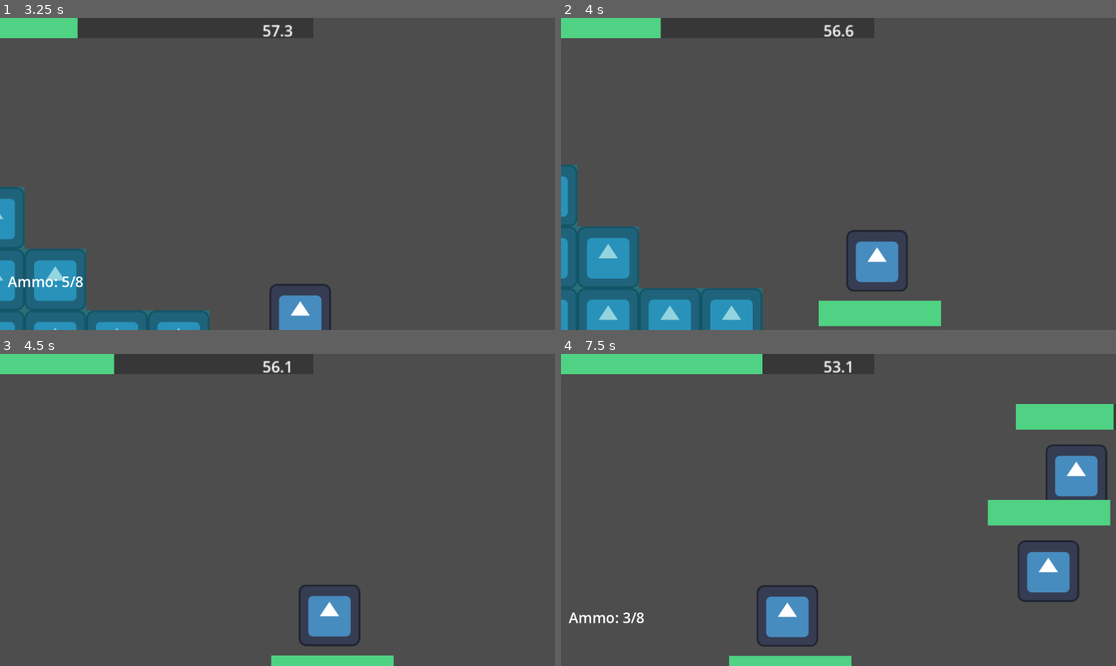
Above: before the commit, frames 1-4 (two rows, left to right).
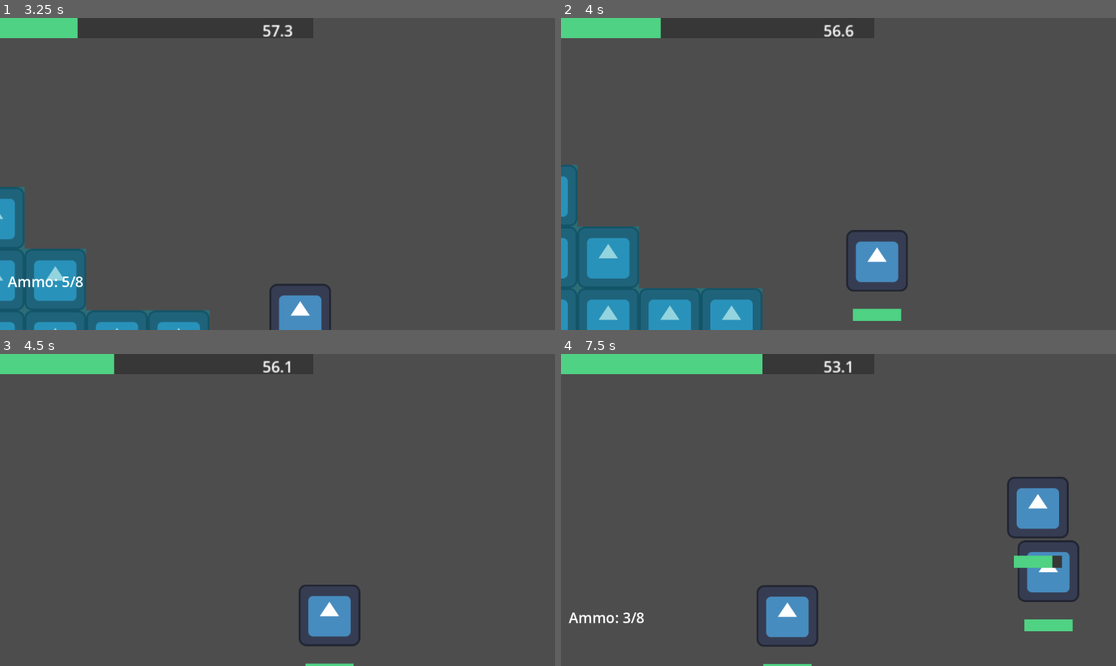
Above: after the commit, the same moments.

Repository: dzfrias/gladiator
Game: Godot game, scene res://scenes/test_scene.tscn
Two runs of this game, one before a commit and one after it. Both use one fixed random seed, a clock stepped at 60 frames per second and the inputs below. The engine's default icon, where the game draws it, is replaced by a stand-in: a white triangle on a blue panel in a dark square.
Inputs (mouse positions are in pixels of both pictures, inside the frame that each line leads up to):
- Up to frame 1 (3.25 s): click "Enter Mission" at 0.5 s; move the mouse to (399, 158) at 1.27 s; press the mouse at (399, 158) at 1.28 s; hold D (right) 1.28-2.78 s; tap Space (jump) at 1.52, 1.82, 2.27, 2.57 s; move the mouse to (166, 189) at 2.02 s; release the mouse at (166, 189) at 2.03 s; click (166, 189) at 2.1 s; move the mouse to (333, 105) at 2.77 s; hold A (left) from 2.78 s (still down); hold E (roll) from 2.78 s (still down); click (333, 105) at 3.05 s
- Up to frame 2 (4 s): move the mouse to (810, 236) at 3.52 s; release A (left) at 3.53 s; release E (roll) at 3.53 s; hold D (right) from 3.53 s (still down); tap Q (toggle_weapon) at 3.6 s; tap Space (jump) at 3.77 s; click (810, 236) at 3.8 s
- Up to frame 3 (4.5 s): keep holding D (right); tap Space (jump) at 4.07 s; move the mouse to (444, 556) at 4.27 s; press the mouse at (444, 556) at 4.28 s
- Up to frame 4 (7.5 s): tap Space (jump) at 4.52, 4.82, 5.27, 5.57, 6.77, 7.07 s; move the mouse to (672, 463) at 5.02 s; release D (right) at 5.03 s; release the mouse at (672, 463) at 5.03 s; hold A (left) 5.03-5.78 s; click (672, 463) at 5.1 s; move the mouse to (866, 510) at 5.77 s; hold D (right) 5.78-6.53 s; hold E (roll) 5.78-6.53 s; click (866, 510) at 6.05 s; move the mouse to (755, 432) at 6.52 s; hold A (left) from 6.53 s (still down); tap Q (toggle_weapon) at 6.6 s; click (755, 432) at 6.8 s; move the mouse to (960, 494) at 7.27 s; press the mouse at (960, 494) at 7.28 s

Frame 1 is identical in both runs. In frame 2, 1.5% of the frame differs, in the area x 46-69%, y 90-99%; in frame 3, 0.7%; in frame 4, 6.3%, in the area x 30-100%, y 16-100%.

Commit message:
add basic melee

Diff:
--- a/scenes/health_bar.tscn
+++ b/scenes/health_bar.tscn
@@ -10,10 +10,8 @@
 
 [node name="HealthBar" type="ProgressBar"]
 z_index = 1
-offset_left = 12.0
-offset_top = 586.0
-offset_right = 266.0
-offset_bottom = 639.0
+offset_right = 100.0
+offset_bottom = 25.0
 theme_override_font_sizes/font_size = 30
 theme_override_styles/background = SubResource("StyleBoxFlat_k1jq8")
 theme_override_styles/fill = SubResource("StyleBoxFlat_u5mr4")
--- /dev/null
+++ b/scenes/health_bar_creator.tscn
@@ -0,0 +1,8 @@
+[gd_scene load_steps=3 format=3 uid="uid://cp8jetrkdcjtc"]
+
+[ext_resource type="Script" path="res://scripts/health_bar_creator.gd" id="1_agshf"]
+[ext_resource type="PackedScene" uid="uid://c6ow4rteapjg" path="res://scenes/health_bar.tscn" id="2_k7k6u"]
+
+[node name="HealthBarCreator" type="Node"]
+script = ExtResource("1_agshf")
+health_bar_prefab = ExtResource("2_k7k6u")
--- a/scenes/player.tscn
+++ b/scenes/player.tscn
@@ -1,19 +1,23 @@
-[gd_scene load_steps=8 format=3 uid="uid://dv7ihnextsw4v"]
+[gd_scene load_steps=9 format=3 uid="uid://dv7ihnextsw4v"]
 
 [ext_resource type="Script" path="res://scripts/player/player.gd" id="1_5wdcp"]
 [ext_resource type="Texture2D" uid="uid://dccns2r7l5dx3" path="res://assets/icon.svg" id="1_rjir4"]
 [ext_resource type="Script" path="res://scripts/health.gd" id="3_s7yvn"]
 [ext_resource type="Script" path="res://scripts/player/weapon.gd" id="5_crqak"]
+[ext_resource type="PackedScene" uid="uid://cp8jetrkdcjtc" path="res://scenes/health_bar_creator.tscn" id="6_0pcrb"]
 [ext_resource type="Resource" uid="uid://cbyts5spi0ken" path="res://resources/pistol.tres" id="6_0weg3"]
-[ext_resource type="PackedScene" uid="uid://c6ow4rteapjg" path="res://scenes/health_bar.tscn" id="6_33j43"]
 
 [sub_resource type="RectangleShape2D" id="RectangleShape2D_m5kfl"]
 size = Vector2(106, 108)
 
-[node name="Player" type="CharacterBody2D"]
+[sub_resource type="RectangleShape2D" id="RectangleShape2D_xdhhq"]
+size = Vector2(109, 99)
+
+[node name="Player" type="CharacterBody2D" node_paths=PackedStringArray("melee_box")]
 collision_layer = 18
 script = ExtResource("1_5wdcp")
 move_speed = 20000.0
+melee_box = NodePath("Area2D")
 
 [node name="CollisionShape2D" type="CollisionShape2D" parent="."]
 shape = SubResource("RectangleShape2D_m5kfl")
@@ -32,9 +36,13 @@
 script = ExtResource("5_crqak")
 weapon_stats = ExtResource("6_0weg3")
 
-[node name="HealthBar" parent="." node_paths=PackedStringArray("health") instance=ExtResource("6_33j43")]
-offset_left = -121.0
-offset_top = 83.0
-offset_right = 133.0
-offset_bottom = 136.0
+[node name="HealthBarCreator" parent="." node_paths=PackedStringArray("health") instance=ExtResource("6_0pcrb")]
 health = NodePath("../Health")
+
+[node name="Area2D" type="Area2D" parent="."]
+position = Vector2(186, 0)
+collision_mask = 7
+
+[node name="MeleeBox" type="CollisionShape2D" parent="Area2D"]
+position = Vector2(-62.5, 10.5)
+shape = SubResource("RectangleShape2D_xdhhq")
--- a/scenes/vulture.tscn
+++ b/scenes/vulture.tscn
@@ -4,7 +4,7 @@
 [ext_resource type="Texture2D" uid="uid://dccns2r7l5dx3" path="res://assets/icon.svg" id="1_mrh4i"]
 [ext_resource type="Script" path="res://scripts/health.gd" id="2_c4mip"]
 [ext_resource type="PackedScene" uid="uid://dxkwbttbgrri6" path="res://scenes/vulture_projectile.tscn" id="2_yrlq5"]
-[ext_resource type="PackedScene" uid="uid://c6ow4rteapjg" path="res://scenes/health_bar.tscn" id="5_hq1jj"]
+[ext_resource type="PackedScene" uid="uid://cp8jetrkdcjtc" path="res://scenes/health_bar_creator.tscn" id="3_7uvll"]
 
 [sub_resource type="RectangleShape2D" id="RectangleShape2D_g6s7y"]
 size = Vector2(127, 128)
@@ -19,6 +19,9 @@
 attack_idle_time = 0.5
 projectile = ExtResource("2_yrlq5")
 
+[node name="HealthBarCreator" parent="." node_paths=PackedStringArray("health") instance=ExtResource("3_7uvll")]
+health = NodePath("../Health")
+
 [node name="Sprite2D" type="Sprite2D" parent="."]
 texture = ExtResource("1_mrh4i")
 
@@ -30,13 +33,6 @@
 script = ExtResource("2_c4mip")
 max_health = 25.0
 
-[node name="HealthBar" parent="." node_paths=PackedStringArray("health") instance=ExtResource("5_hq1jj")]
-offset_left = -126.0
-offset_top = -148.0
-offset_right = 128.0
-offset_bottom = -95.0
-health = NodePath("../Health")
-
 [node name="DetectionZone" type="Area2D" parent="."]
 visible = false
 collision_layer = 0
--- a/scenes/wolf.tscn
+++ b/scenes/wolf.tscn
@@ -2,8 +2,8 @@
 
 [ext_resource type="Script" path="res://scripts/enemies/wolf.gd" id="1_4octj"]
 [ext_resource type="Texture2D" uid="uid://dccns2r7l5dx3" path="res://assets/icon.svg" id="1_oje08"]
+[ext_resource type="PackedScene" uid="uid://cp8jetrkdcjtc" path="res://scenes/health_bar_creator.tscn" id="2_0u6iq"]
 [ext_resource type="Script" path="res://scripts/health.gd" id="2_d7ips"]
-[ext_resource type="PackedScene" uid="uid://c6ow4rteapjg" path="res://scenes/health_bar.tscn" id="4_3lbon"]
 
 [sub_resource type="RectangleShape2D" id="RectangleShape2D_ot88w"]
 size = Vector2(128, 59)
@@ -18,6 +18,9 @@
 collision_layer = 2
 script = ExtResource("1_4octj")
 
+[node name="HealthBarCreator" parent="." node_paths=PackedStringArray("health") instance=ExtResource("2_0u6iq")]
+health = NodePath("../Health")
+
 [node name="Sprite2D" type="Sprite2D" parent="."]
 position = Vector2(0, -5.96046e-08)
 scale = Vector2(1, 0.460938)
@@ -29,13 +32,6 @@
 
 [node name="Health" type="Node" parent="."]
 script = ExtResource("2_d7ips")
-
-[node name="HealthBar" parent="." node_paths=PackedStringArray("health") instance=ExtResource("4_3lbon")]
-offset_left = -122.0
-offset_top = -125.0
-offset_right = 132.0
-offset_bottom = -72.0
-health = NodePath("../Health")
 
 [node name="AttackBox" type="Area2D" parent="."]
 collision_layer = 0
--- a/scripts/enemies/vulture.gd
+++ b/scripts/enemies/vulture.gd
@@ -79,9 +79,6 @@
 				_idle_time += delta
 				if _idle_time > attack_idle_time and _can_attack and fly_target < 1:
 					_attack()
-		State.HIT:
-			var slowdown_direction = (Player.Instance.global_position - global_position).normalized()
-			_velocity += slowdown_direction * knockback_air_resistance * delta
 		State.ATTACK_WINDUP:
 			pass
 
@@ -106,7 +103,7 @@
 	_state = State.TRACKING if _tracking else State.IDLE
 	var angle := _firing_angle(projectile_speed, dx, dy)
 	var p := projectile.instantiate() as ArcProjectile
-	get_tree().root.add_child(p)
+
 	p.fire(projectile_speed, angle)
 	p.damage = projectile_damage
 	p.splash_radius = projectile_splash_radius
--- a/scripts/enemies/wolf.gd
+++ b/scripts/enemies/wolf.gd
@@ -60,8 +60,6 @@
 			velocity.x = 0
 		State.TIRED:
 			velocity.x = 0
-		State.HIT:
-			velocity.x -= knockback_air_resistance * delta
 		State.RECOVER:
 			pass
 		State.ATTACKING:
@@ -74,7 +72,7 @@
 	assert(abs(_attack_direction) == 1)
 	_state = State.TIRED
 	await get_tree().create_timer(attack_windup_time).timeout
-	if _state != State.TIRED: return
+	if _state != State.TIRED or abs(_attack_direction) != 0: return
 	assert(_state == State.TIRED and abs(_attack_direction) == 1)
 	_state = State.ATTACKING
 	velocity.y = attack_jump
--- /dev/null
+++ b/scripts/health_bar_creator.gd
@@ -0,0 +1,12 @@
+extends Node
+
+@export var health_bar_prefab: PackedScene
+@export var health: Health
+
+func _ready() -> void:
+	spawn.call_deferred()
+
+func spawn():
+	var health_bar := health_bar_prefab.instantiate()
+	health_bar.set_health(health)
+	get_tree().root.add_child(health_bar)
--- a/scripts/player/player.gd
+++ b/scripts/player/player.gd
@@ -7,6 +7,10 @@
 @export var roll_speed: float = 800
 @export var roll_time: float = 0.2
 @export var roll_cooldown_time: float = 0.4
+
+@export var melee_box: Area2D
+@export var melee_damage: float = 5
+@export var melee_knockback: Vector2 = Vector2(1000, -1000)
 
 # NOTE this field can be null (if the player has no weapon)
 var _weapon: Weapon
@@ -53,6 +57,7 @@
 				velocity.x = move_toward(velocity.x, 0, move_acceleration * delta)
 		State.ROLL:
 			velocity.x = roll_speed * _direction
+	scale.x = _direction
 
 	move_and_slide()
 
@@ -60,7 +65,25 @@
 	if _state != State.CONTROL:
 		return
 	if event.is_action_pressed("fire") and _weapon:
-		_weapon.set_firing(true)
+		var hit_enemy := false
+		if melee_box.has_overlapping_bodies():
+			for body in melee_box.get_overlapping_bodies():
+				var took_damage = false
+				for child in body.get_children():
+					if child is Health:
+						var hit_object_health = child as Health
+						hit_object_health.take_damage(melee_damage)
+						took_damage = true
+						hit_enemy = true
+				if body is CharacterBody2D and took_damage:
+					# Applies Knockback
+					var character_body = body as CharacterBody2D
+					character_body.velocity = Vector2(_direction * melee_knockback.x, melee_knockback.y)
+				if body is Vulture:
+					var vulture = body as Vulture
+					vulture._velocity = _direction * melee_knockback
+		if !hit_enemy:
+			_weapon.set_firing(true)
 	if event.is_action_released("fire") and _weapon:
 		_weapon.set_firing(false)
 	if is_on_floor():
--- a/scripts/player/weapon.gd
+++ b/scripts/player/weapon.gd
@@ -40,19 +40,10 @@
 	if result.get("collider") != null:
 		var hit_collider = result.get("collider")
 
-		var took_damage = false
 		for child in hit_collider.get_children():
 			if child is Health:
 				var hit_object_health = child as Health
 				hit_object_health.take_damage(weapon_stats.damage)
-				took_damage = true
-		if hit_collider is CharacterBody2D and took_damage:
-			# Applies Knockback
-			var character_body = hit_collider as CharacterBody2D
-			character_body.velocity = direction * weapon_stats.knockback
-		if hit_collider is Vulture:
-			var vulture = hit_collider as Vulture
-			vulture._velocity = direction * weapon_stats.knockback
 
 	print("Hit: " + str(result))
 	ammo -= 1
--- a/scripts/ui/health_bar.gd
+++ b/scripts/ui/health_bar.gd
@@ -1,14 +1,26 @@
 extends ProgressBar
 
 @export var health: Health
+
+@export var health_bar_offset = Vector2 (-50, 100)
 
 func _ready() -> void:
 	max_value = health.max_health
 	health.damage_taken.connect(_on_health_lost)
 	health.health_gained.connect(_on_health_gained)
+	health.died.connect(_on_death)
+
+func _process(delta: float) -> void:
+	global_position = health.get_parent().global_position + health_bar_offset
+
+func set_health(health):
+	self.health = health
 
 func _on_health_lost(amount: float):
 	value -= amount
 
 func _on_health_gained(amount: float):
 	value += amount
+
+func _on_death():
+	queue_free()
